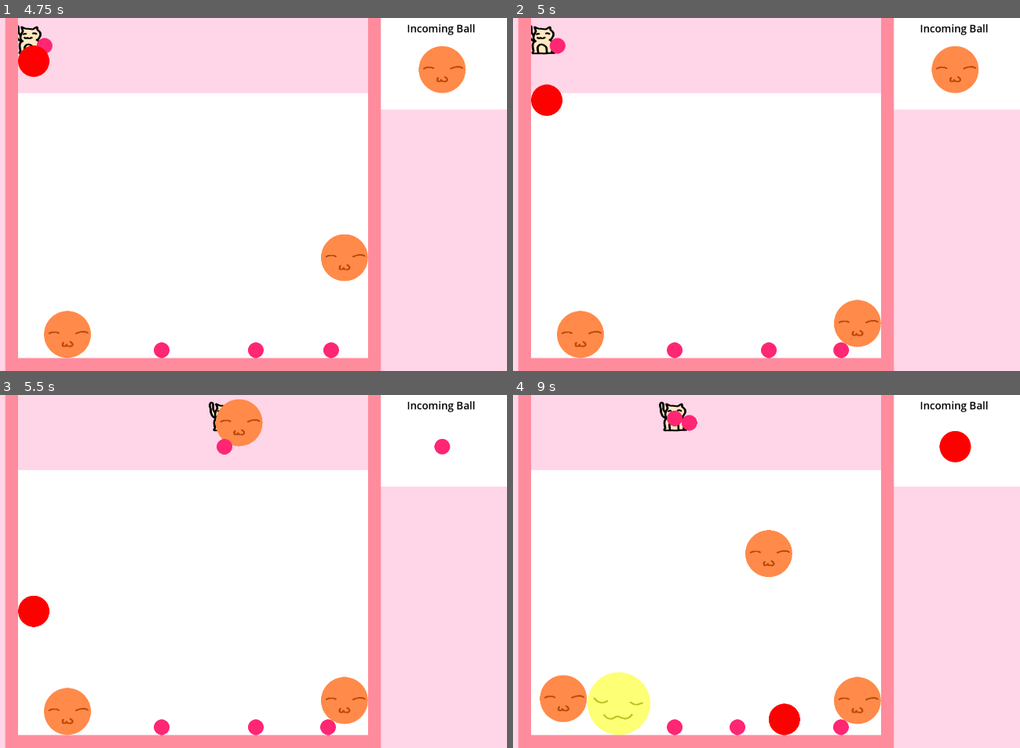
Above: before the commit, frames 1-4 (two rows, left to right).
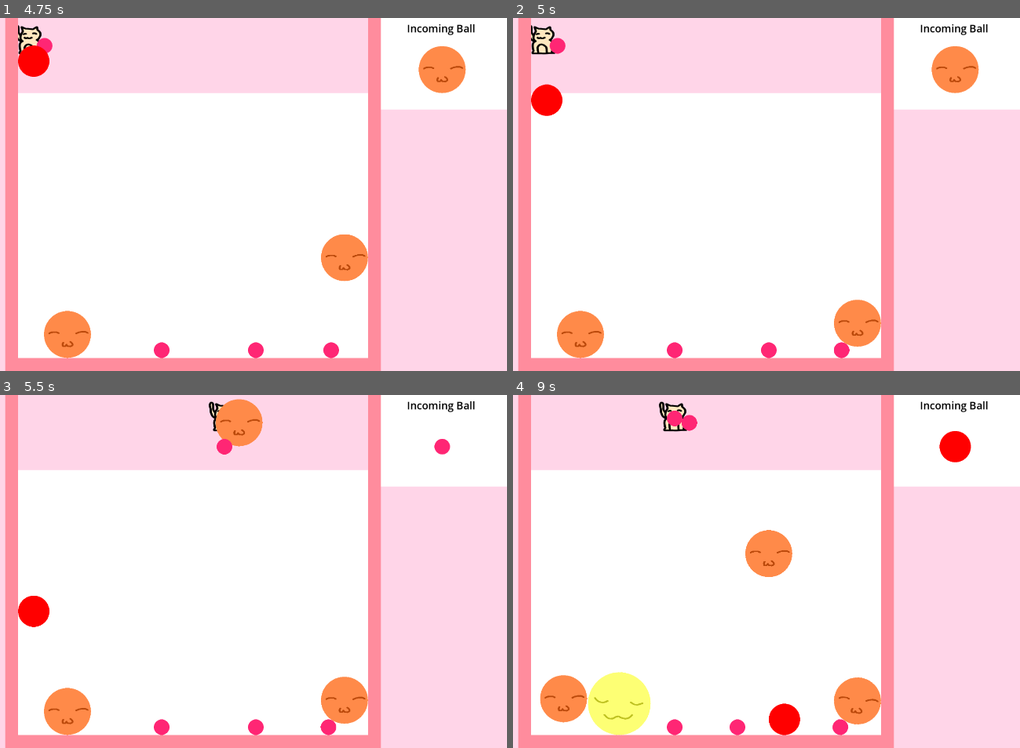
Above: after the commit, the same moments.

Repository: jadicodes/candy-drop
Game: Godot game, scene res://world/world.tscn
Two runs of this game, one before a commit and one after it. Both use one fixed random seed, a clock stepped at 60 frames per second and the inputs below.
Inputs (mouse positions are in pixels of both pictures, inside the frame that each line leads up to):
- Up to frame 1 (4.75 s): tap Enter at 0.5 s; move the mouse to (329, 176) at 0.52 s; press the mouse at (329, 176) at 0.53 s; move the mouse to (65, 212) at 1.27 s; release the mouse at (65, 212) at 1.28 s; click (65, 212) at 1.35 s; move the mouse to (253, 116) at 2.02 s; press the mouse at (253, 116) at 2.03 s; move the mouse to (162, 265) at 2.77 s; release the mouse at (162, 265) at 2.78 s; click (162, 265) at 2.85 s; move the mouse to (380, 247) at 3.52 s; press the mouse at (380, 247) at 3.53 s; move the mouse to (5, 141) at 4.27 s; release the mouse at (5, 141) at 4.28 s; click (5, 141) at 4.35 s
- Up to frame 2 (5 s): no input
- Up to frame 3 (5.5 s): move the mouse to (223, 571) at 5.02 s; press the mouse at (223, 571) at 5.03 s
- Up to frame 4 (9 s): move the mouse to (614, 483) at 5.77 s; release the mouse at (614, 483) at 5.78 s; click (614, 483) at 5.85 s; move the mouse to (842, 553) at 6.52 s; press the mouse at (842, 553) at 6.53 s; move the mouse to (578, 589) at 7.27 s; release the mouse at (578, 589) at 7.28 s; click (578, 589) at 7.35 s; move the mouse to (766, 493) at 8.02 s; press the mouse at (766, 493) at 8.03 s; move the mouse to (675, 642) at 8.77 s; release the mouse at (675, 642) at 8.78 s; click (675, 642) at 8.85 s

Frame 1 is identical in both runs. In frame 2, less than 0.1% of the frame differs, in the area x 63-73%, y 79-97%; in frame 3, less than 0.1%; in frame 4, 0.3%, in the area x 5-73%, y 78-97%.

Commit message:
Give balls differing mass

Diff:
--- a/project/ball/ball.gd
+++ b/project/ball/ball.gd
@@ -20,18 +20,20 @@
 var _ball_color: int:
 	set(state):
 		if state == colors.PINK:
-			_set_sprite_texture(PINK)
-			_set_collision_radius(24)
+			_set_ball_properties(PINK, 24, 11)
 		if state == colors.RED:
-			_set_sprite_texture(RED)
-			_set_collision_radius(48)
+			_set_ball_properties(RED, 48, 10)
 		if state == colors.ORANGE:
-			_set_sprite_texture(ORANGE)
-			_set_collision_radius(72)
+			_set_ball_properties(ORANGE, 72, 9)
 		if state == colors.YELLOW:
-			_set_sprite_texture(YELLOW)
-			_set_collision_radius(96)
+			_set_ball_properties(YELLOW, 96, 8)
 		_ball_color = state
+
+
+func _set_ball_properties(tex, rad, kg):
+	_set_sprite_texture(tex)
+	_set_collision_radius(rad)
+	_set_mass(kg)
 
 
 func set_color(color: int) -> void:
@@ -52,6 +54,9 @@
 func _set_collision_radius(radius : int) -> void:
 	$Collision.shape.radius = radius
 	$CollisionDetector.set_size(radius + 5)
+
+func _set_mass(kg):
+	mass = kg
 
 
 func _on_collision_detector_body_entered(body) -> void:
